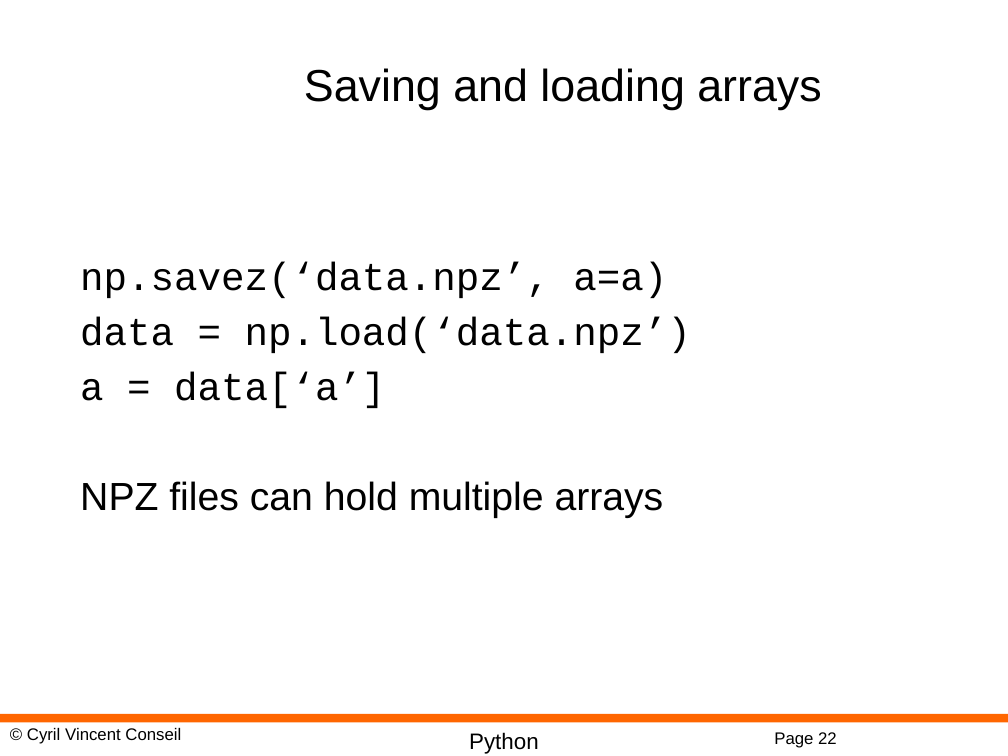
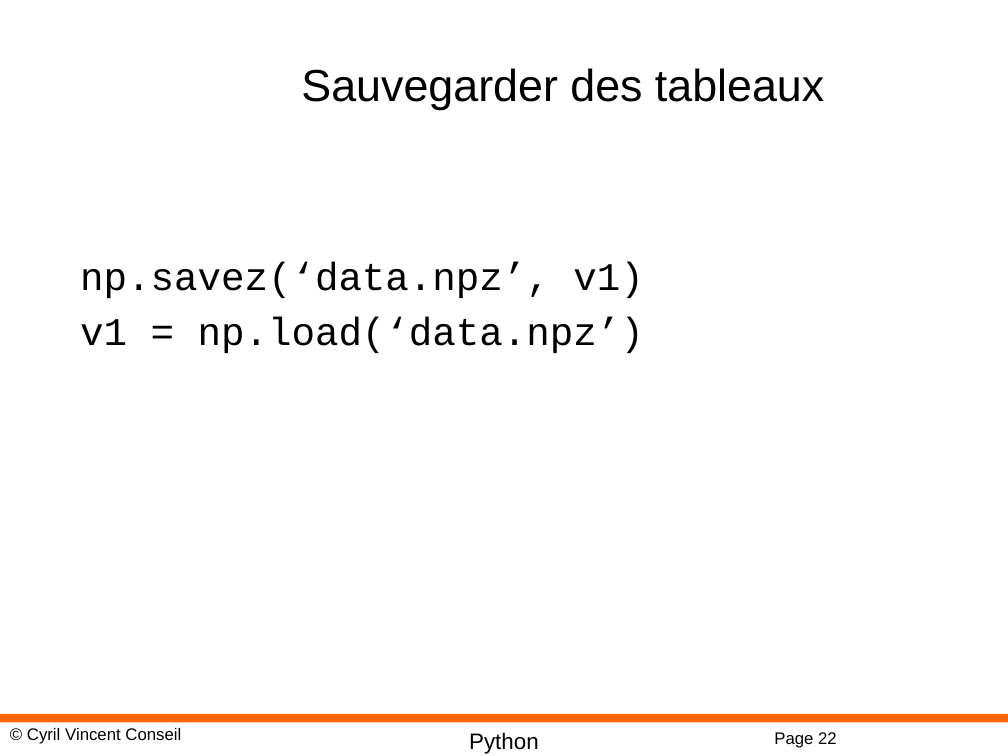
Before and after one commit to cyrilvincent/math, a slide deck: slide 22 of ppt/PythonMath06-Numpy.pptx. Drawn at 1008x756 pixels with LibreOffice and Linux fonts; fonts in the diff are those of the drawing; background and template pictures are left out. Boxes give left, top, right and bottom in pixels: in the first picture for what was removed or moved away, otherwise in the second. Text is boxed around its words. In the diff, an @@ line names an element or a change of style, - is before the commit and + after.

```diff
--- a/ppt/PythonMath06-Numpy.pptx
+++ b/ppt/PythonMath06-Numpy.pptx
@@ title at <box>301,68,824,110</box>: text changed @@
-Saving and loading arrays
+Sauvegarder des tableaux
@@ text at <box>80,262,644,353</box>: text changed @@
-np.savez(‘data.npz’, a=a)
-data = np.load(‘data.npz’)
-a = data[‘a’]
-NPZ files can hold multiple arrays
+np.savez(‘data.npz’, v1)
+v1 = np.load(‘data.npz’)
```
Also in this commit, not shown: 3 other slides changed, 1 other file.
